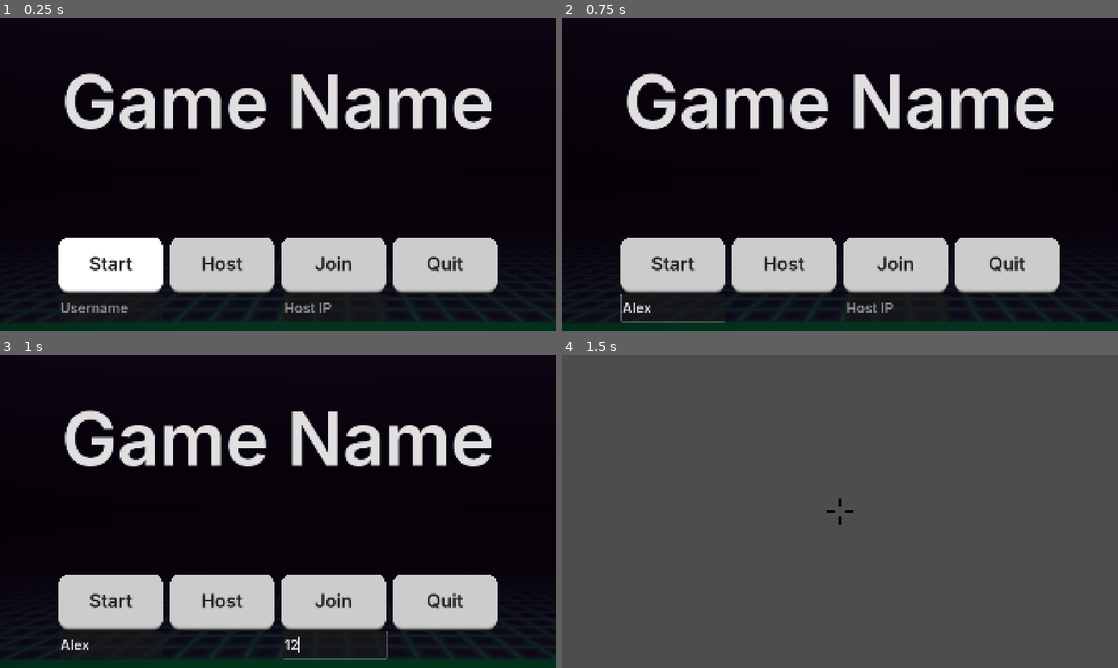
Above: before the commit, frames 1-4 (two rows, left to right).
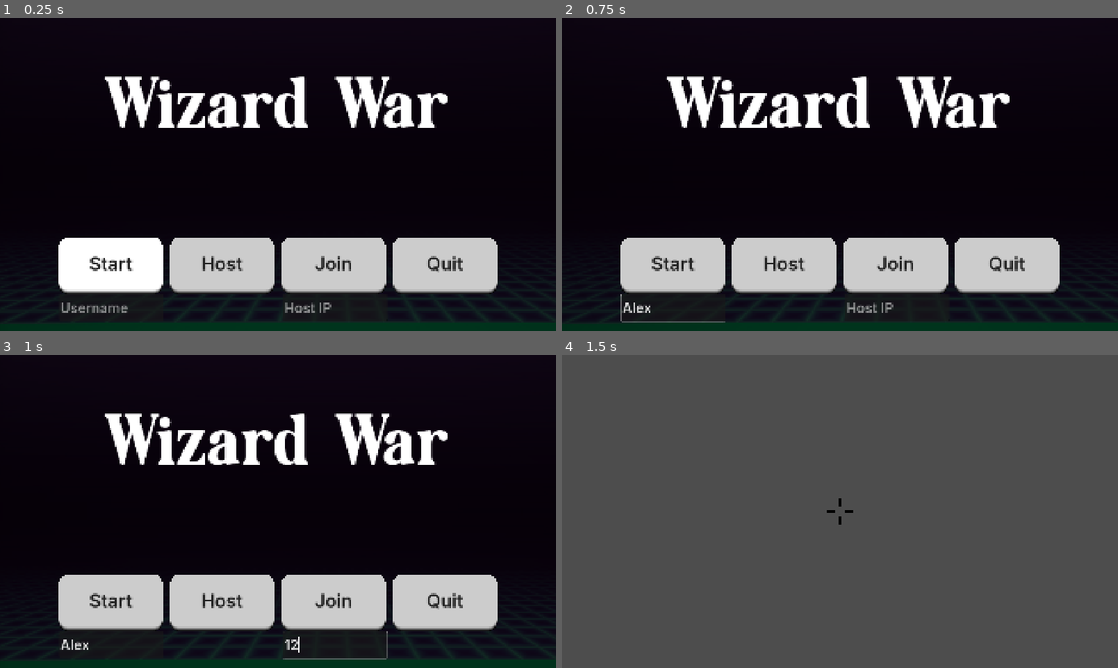
Above: after the commit, the same moments.

Repository: Sam23500/multiplayer
Game: Godot game, scene res://root.tscn
The game is run twice, just before and just after one commit, with the same random seed, the same clock (stepped at 60 frames per second) and the same inputs. The engine's default icon, where the game draws it, is replaced by a stand-in: a white triangle on a blue panel in a dark square.
Inputs (mouse positions are in pixels of both pictures, inside the frame that each line leads up to):
- Up to frame 1 (0.25 s): no input
- Up to frame 2 (0.75 s): click (673, 309) at 0.52 s; type "Alex" at 0.6 s
- Up to frame 3 (1 s): click (333, 646) at 0.75 s; type "12" at 0.83 s
- Up to frame 4 (1.5 s): click "Start" at 1.25 s

The runs differ from the first frame. In frame 1, 7.9% of the frame differs, in the area x 11-89%, y 17-36%; in frame 2, 7.9%; in frame 3, 7.9%; in frame 4, nothing differs.
Error in both runs: Invalid access to property or key 'connection_type' on a base object of type 'Dictionary'. (res://game.gd:18)

Commit message:
Title Change
Changed the font and text of the main menu.

Diff:
--- a/project.godot
+++ b/project.godot
@@ -14,7 +14,7 @@
 
 [application]
 
-config/name="Template"
+config/name="Wizard War"
 run/main_scene="uid://dgh5mt7w2shk1"
 config/features=PackedStringArray("4.6", "Forward Plus")
 config/icon="res://assets/icon.svg"
--- a/root.tscn
+++ b/root.tscn
@@ -4,9 +4,14 @@
 [ext_resource type="PackedScene" uid="uid://dckmy2r1vu3re" path="res://game.tscn" id="2_28aoi"]
 [ext_resource type="Theme" uid="uid://33p8pjnjvodd" path="res://assets/theme.tres" id="2_vvh5c"]
 [ext_resource type="Texture2D" uid="uid://f423j2srnckj" path="res://assets/Bg.png" id="3_28aoi"]
+[ext_resource type="FontFile" uid="uid://dc66l6bjq7ngq" path="res://assets/fonts/Rubita Smile.ttf" id="5_jnlp7"]
 
 [sub_resource type="StyleBoxTexture" id="StyleBoxTexture_jix8l"]
 texture = ExtResource("3_28aoi")
+
+[sub_resource type="LabelSettings" id="LabelSettings_l8v81"]
+font = ExtResource("5_jnlp7")
+font_size = 256
 
 [node name="Root" type="Node" unique_id=1635572947]
 script = ExtResource("1_pyidc")
@@ -121,7 +126,8 @@
 grow_horizontal = 2
 theme = ExtResource("2_vvh5c")
 theme_override_font_sizes/font_size = 256
-text = "Game Name"
+text = "Wizard War"
+label_settings = SubResource("LabelSettings_l8v81")
 horizontal_alignment = 1
 
 [node name="ConnectionTimer" type="Timer" parent="." unique_id=928722184]
Binary file removed: assets/fonts/Inter_18pt-Regular.ttf
Binary file added: assets/fonts/Rubita Smile.ttf
Not shown, changed: assets/fonts/Rubita Smile.ttf.import
Not shown, added: assets/rubita_smile.zip
